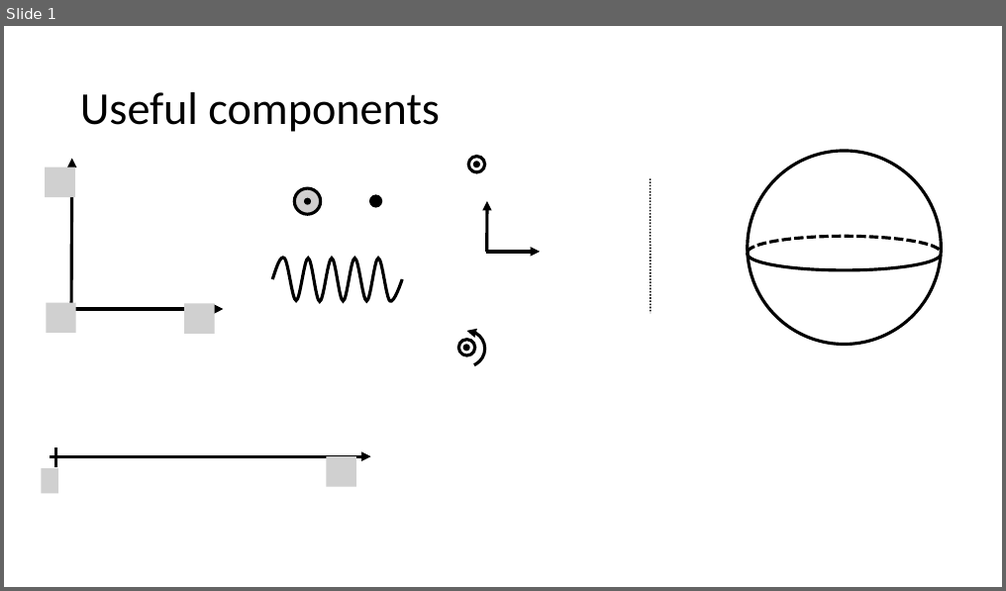
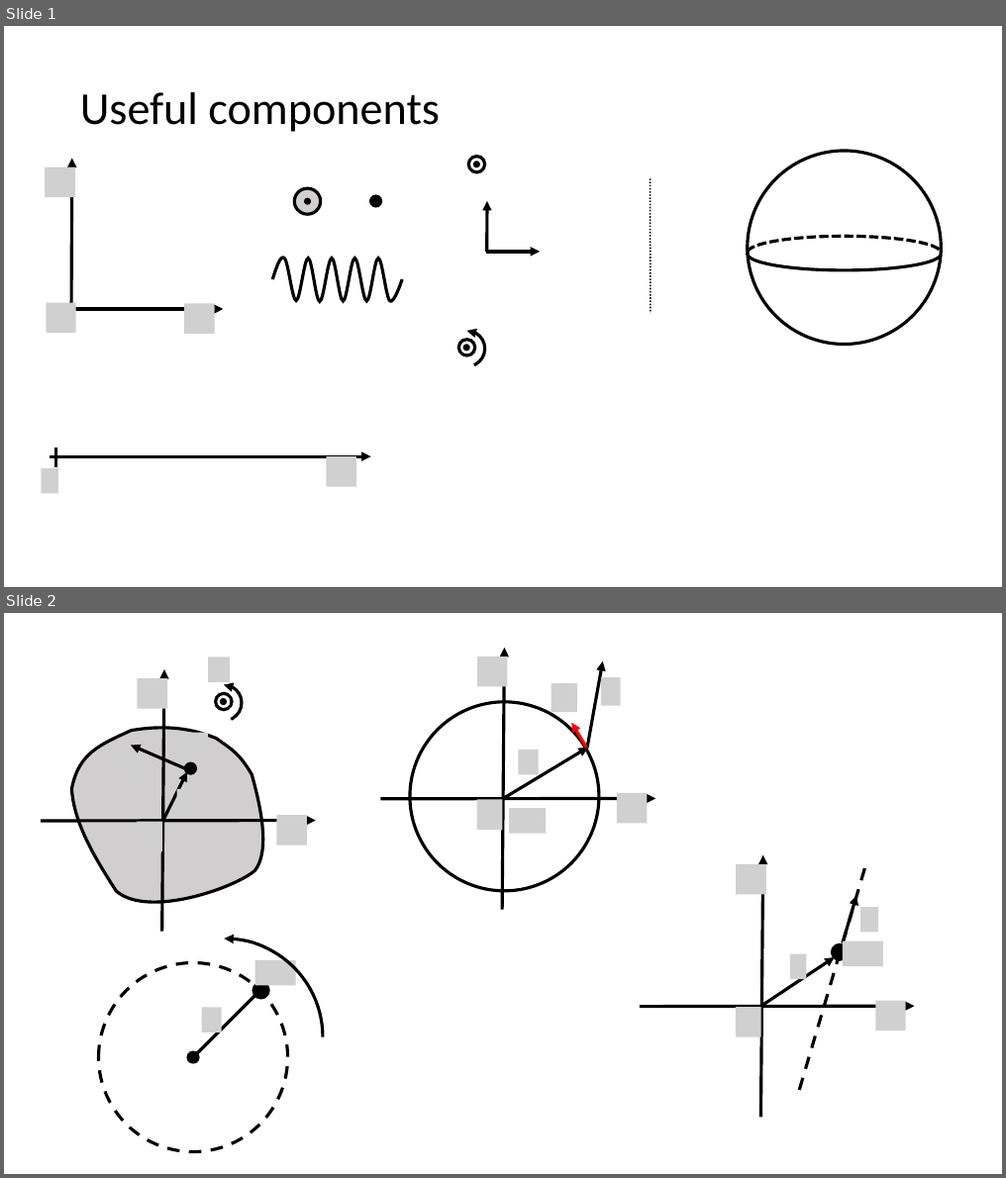
Before and after one commit to OSTP/PhysicsArtofModelling, a slide deck: tex/figures/AngularMomentumRolling/Figures.pptx. Shown one above the other, each under a label of ours: slide 1 before the commit, slides 1 and 2 after it. The pictures are 1006x591 and 1006x1178 pixels, drawn with LibreOffice and Linux fonts; fonts in the diff are those of the drawing; grey boxes stand for pictures; background and template pictures are left out. Boxes give left, top, right and bottom in pixels: in the first picture for what was removed or moved away, otherwise in the second. Text is boxed around its words. In the diff, an @@ line names an element or a change of style, - is before the commit and + after.

```diff
--- a/tex/figures/AngularMomentumRolling/Figures.pptx
+++ b/tex/figures/AngularMomentumRolling/Figures.pptx
@@ slide 2 added at box(4, 613, 1002, 1174), background #FFFFFF @@
@@ group added at box(41, 658, 316, 932): 7 pictures, 4 arrows, 3 ellipses, 1 freeform shape, 1 arc (boxed as its full ellipse) @@
@@ group added at box(380, 648, 656, 909): 7 pictures, 5 arrows, 1 ellipse @@
@@ group added at box(98, 939, 323, 1153): 3 ellipses, 2 pictures, 1 line, 1 arc (boxed as its full ellipse) @@
@@ group added at box(640, 856, 915, 1118): 6 pictures, 4 arrows, 1 line, 1 ellipse @@
```
Also in this commit, not shown: 1 other slide added, 1 slide removed, 7 other files.
